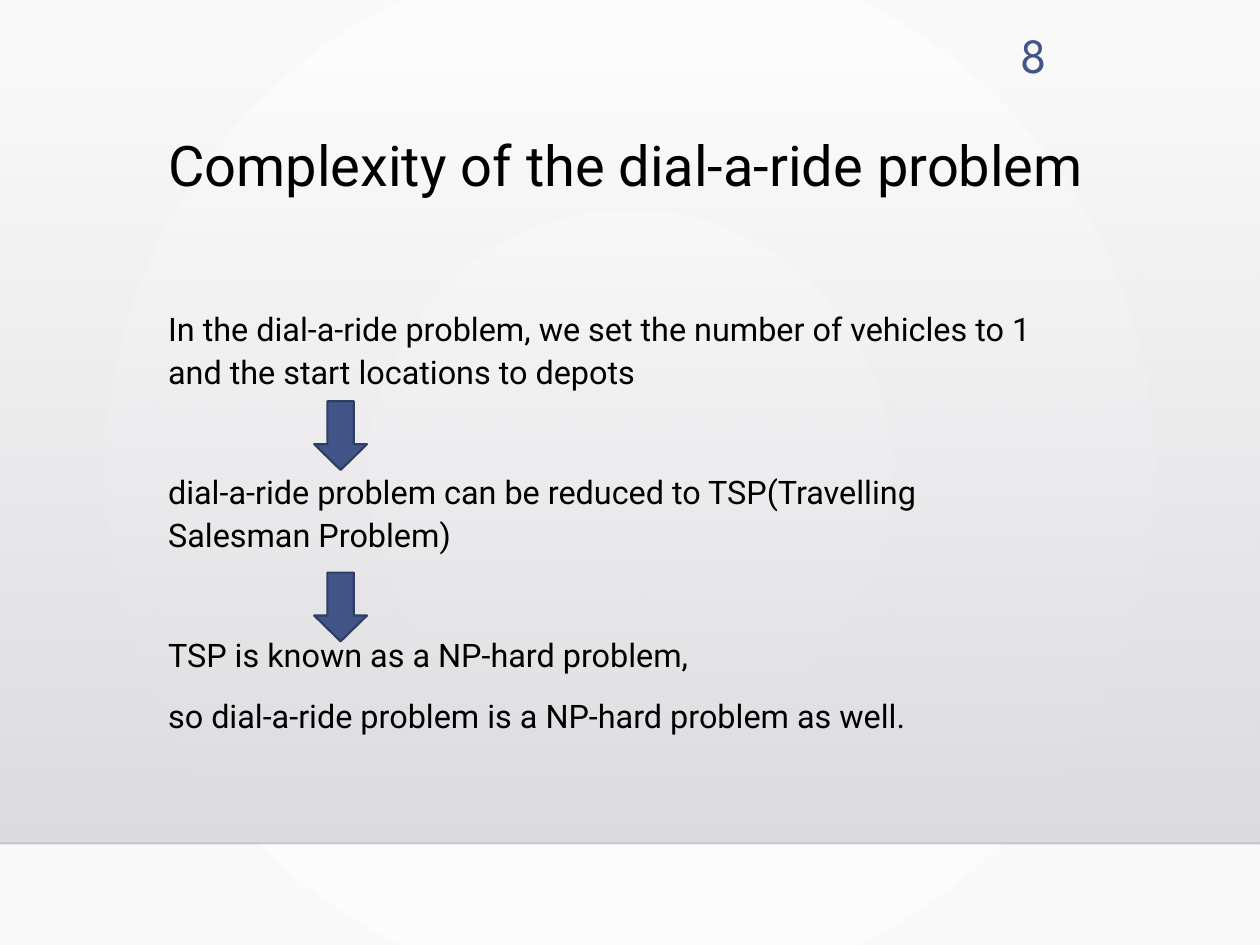
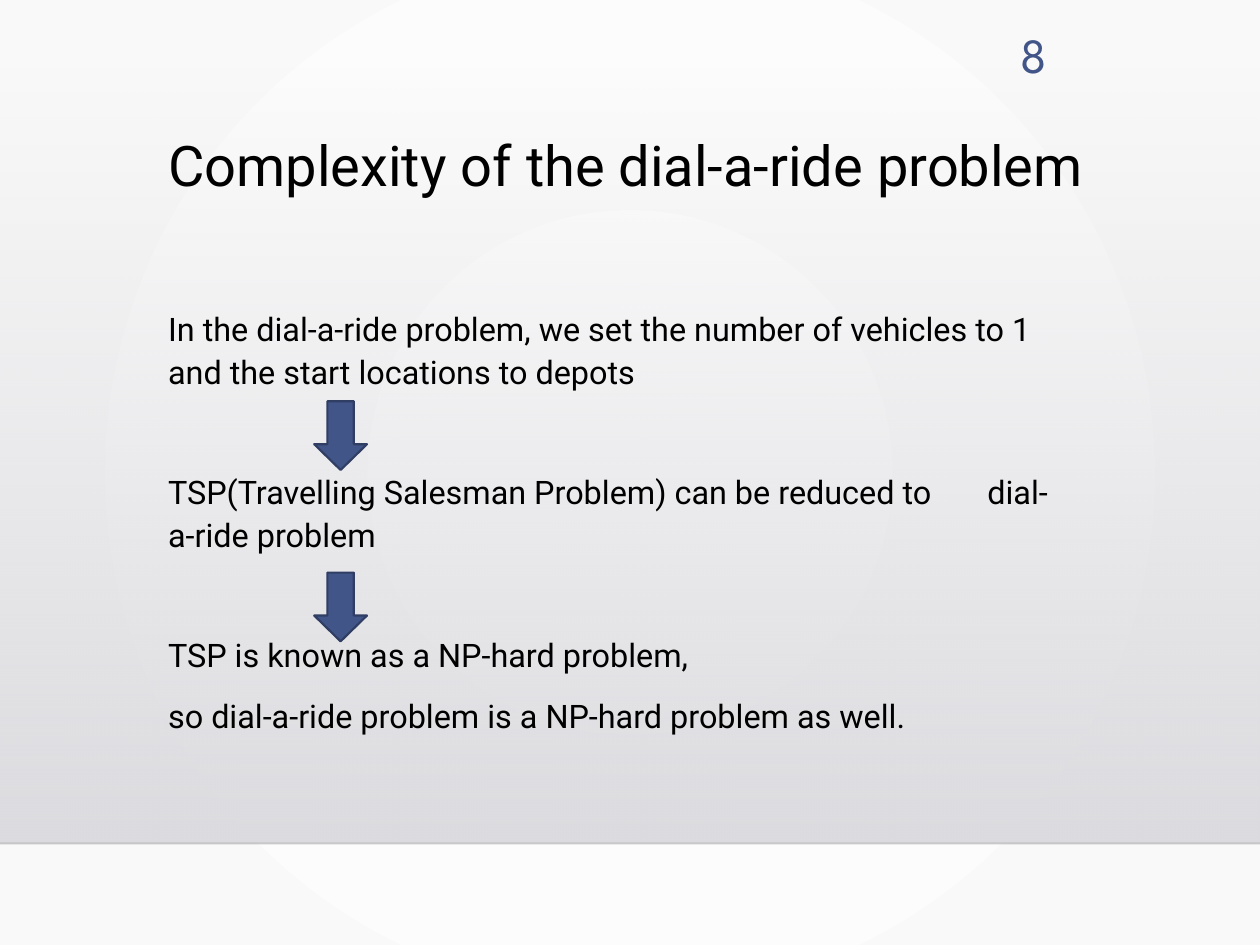
Before and after one commit to kotaro400/DARP, a slide deck: slide 8 of 中間発表_M1.pptx. Drawn at 1260x945 pixels with LibreOffice and Linux fonts; fonts in the diff are those of the drawing; background and template pictures are left out. Boxes give left, top, right and bottom in pixels: in the first picture for what was removed or moved away, otherwise in the second. Text is boxed around its words. In the diff, an @@ line names an element or a change of style, - is before the commit and + after.

```diff
--- a/中間発表_M1.pptx
+++ b/中間発表_M1.pptx
@@ text at (168, 478, 932, 554): text changed @@
-dial-a-ride problem can be reduced to TSP(Travelling Salesman Problem)
+TSP(Travelling Salesman Problem) can be reduced to dial-a-ride problem
```
Also in this commit, not shown: 1 other slide changed.
